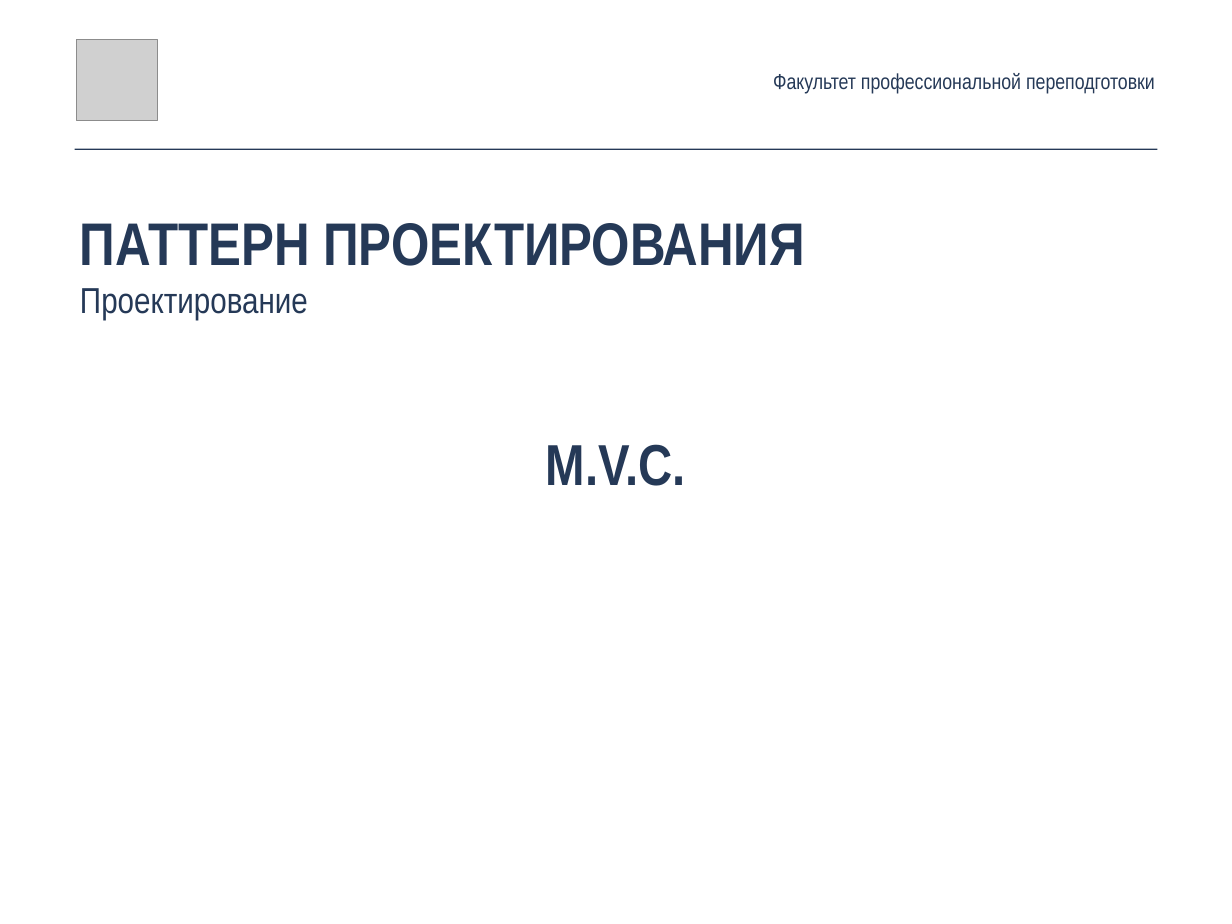
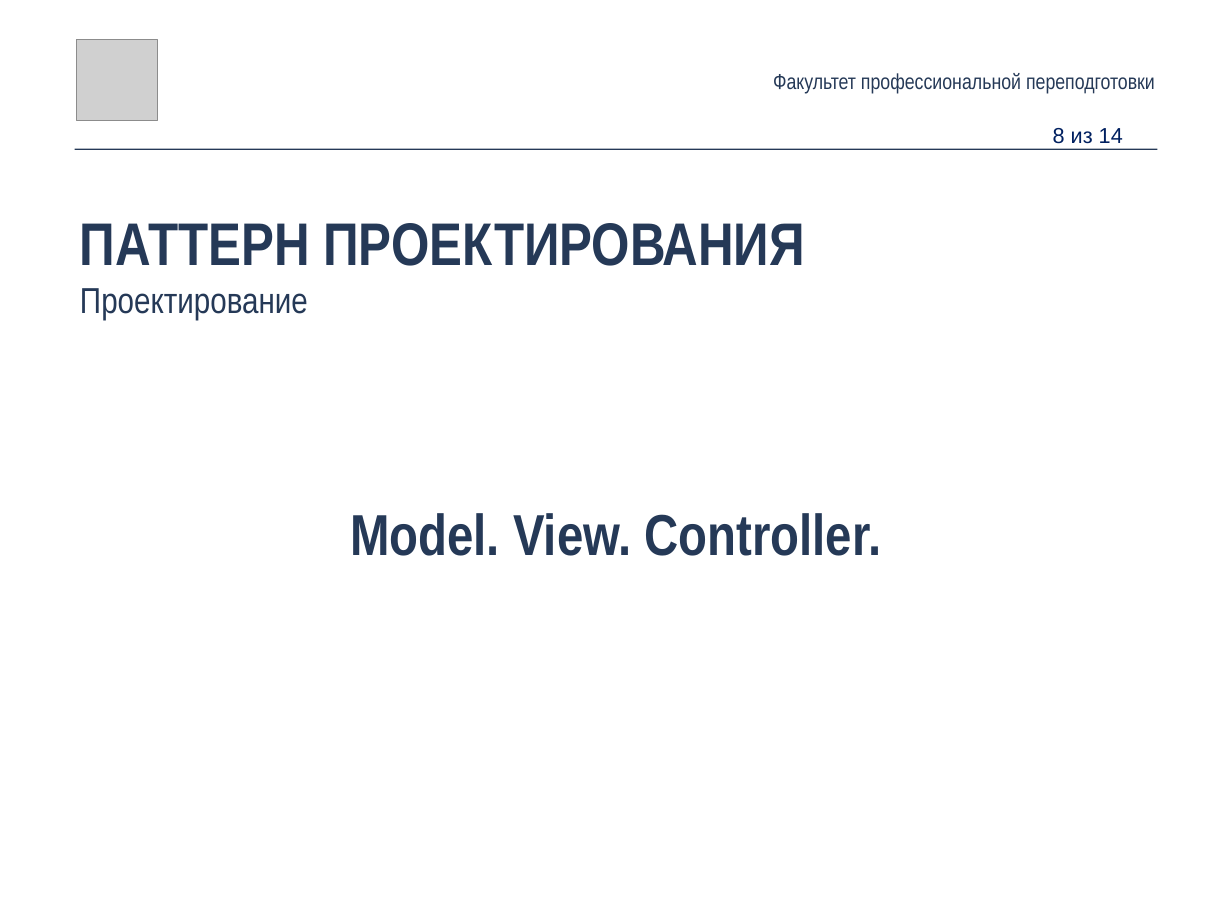
Before and after one commit to catexis/HSE_graduation_project, a slide deck: slide 8 of desing/presentation/pres.pptx (slide 11 before the commit). Drawn at 1232x924 pixels with LibreOffice and Linux fonts; fonts in the diff are those of the drawing; grey boxes stand for pictures. Boxes give left, top, right and bottom in pixels: in the first picture for what was removed or moved away, otherwise in the second. Text is boxed around its words. In the diff, an @@ line names an element or a change of style, - is before the commit and + after.

```diff
--- a/desing/presentation/pres.pptx
+++ b/desing/presentation/pres.pptx
@@ text added at (1053, 128, 1123, 144), 18 pt, text #002060 @@
+8 из 14
@@ text at (350, 513, 881, 556): text changed @@
-M.V.C.
+Model. View. Controller.
```
Also in this commit, not shown: 11 other slides changed, 2 slides added, 4 slides removed, 3 other files.
